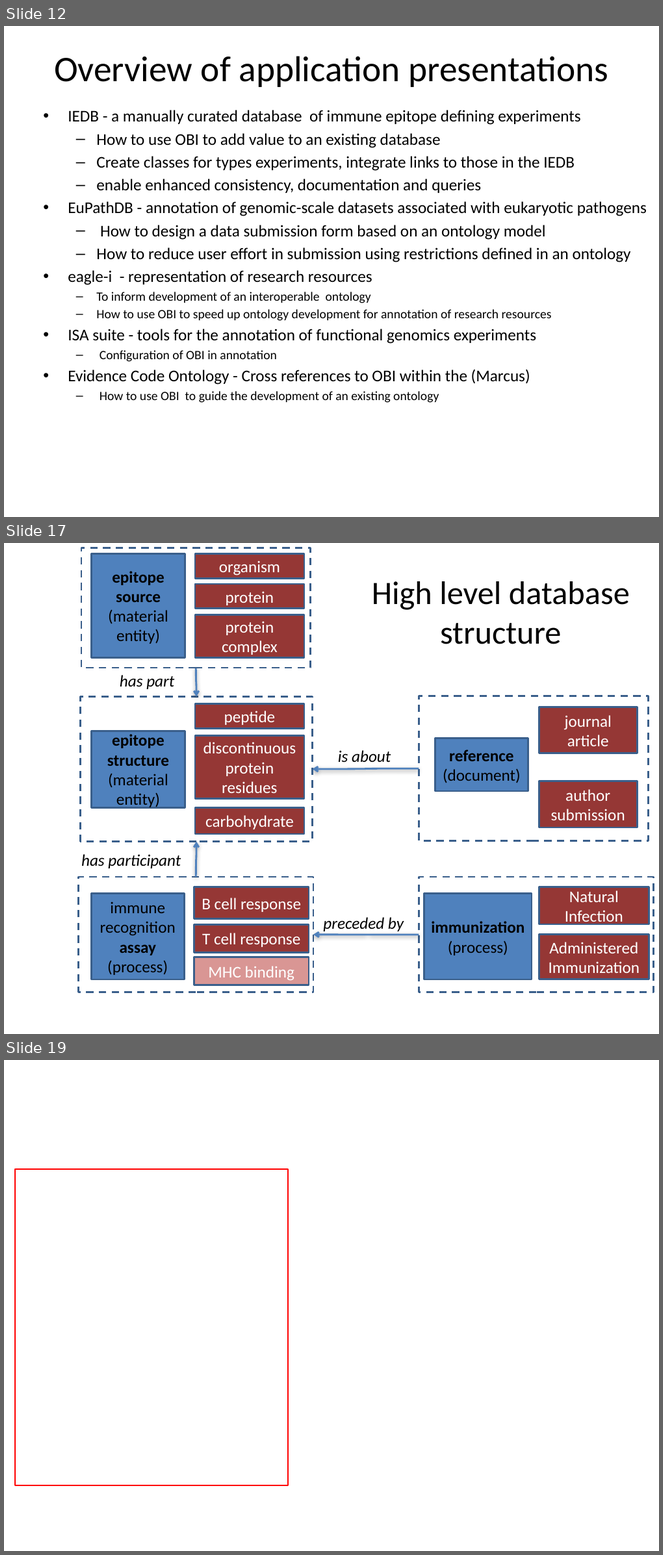
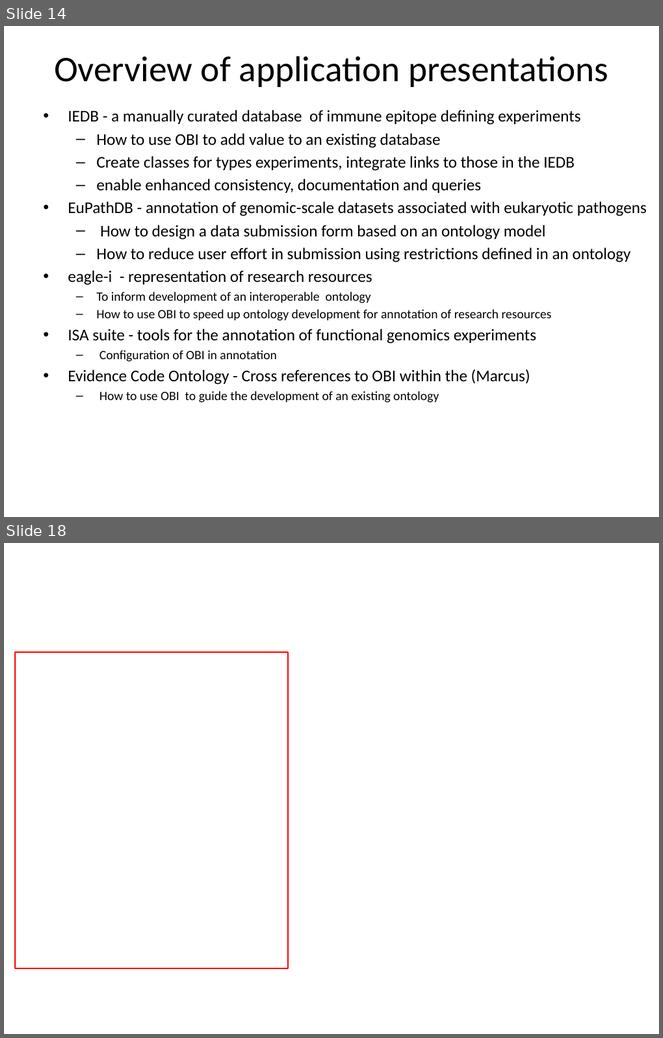
Before and after one commit to obi-ontology/obi-legacy-svn, a slide deck: trunk/docs/presentations/OBI tutorial July 2011 ICBO/OBI overview and IEDB.pptx. Shown one above the other, each under a label of ours: slides 12, 17 and 19 before the commit, slides 14 and 18 after it; the slides between them are not shown. The pictures are 663x1555 and 663x1038 pixels, drawn with LibreOffice and Linux fonts; fonts in the diff are those of the drawing; background and template pictures are left out. Boxes give left, top, right and bottom in pixels: in the first picture for what was removed or moved away, otherwise in the second. Text is boxed around its words. In the diff, an @@ line names an element or a change of style, - is before the commit and + after.

```diff
--- a/trunk/docs/presentations/OBI tutorial July 2011 ICBO/OBI overview and IEDB.pptx
+++ b/trunk/docs/presentations/OBI tutorial July 2011 ICBO/OBI overview and IEDB.pptx
@@ slide 17 removed at bbox=[4, 543, 659, 1034], background #FFFFFF @@
@@ rectangle removed at bbox=[81, 548, 311, 668] @@
@@ rectangle removed at bbox=[92, 554, 185, 657] @@
-epitope source (material entity)
@@ rectangle removed at bbox=[195, 554, 305, 579] @@
-organism
@@ title removed at bbox=[372, 581, 630, 644] @@
-High level database structure
@@ rectangle removed at bbox=[195, 583, 305, 609] @@
-protein
@@ rectangle removed at bbox=[195, 615, 305, 657] @@
-protein complex
@@ text removed at bbox=[120, 675, 174, 689] @@
-has part
@@ curved arrow removed from (196, 668) to (196, 697) @@
@@ rectangle removed at bbox=[81, 697, 313, 843] @@
@@ rectangle removed at bbox=[419, 696, 648, 842] @@
@@ rectangle removed at bbox=[195, 704, 305, 729] @@
-peptide
@@ rectangle removed at bbox=[540, 707, 638, 754] @@
-journal article
@@ rectangle removed at bbox=[91, 731, 185, 808] @@
-epitope structure
-(material entity)
@@ rectangle removed at bbox=[195, 735, 305, 798] @@
-discontinuous protein residues
@@ text removed at bbox=[338, 750, 391, 763] @@
-is about
@@ rectangle removed at bbox=[435, 738, 528, 791] @@
-reference (document)
@@ curved arrow removed from (419, 769) to (313, 769) @@
@@ rectangle removed at bbox=[540, 782, 638, 828] @@
-author submission
@@ rectangle removed at bbox=[195, 808, 305, 835] @@
-carbohydrate
@@ text removed at bbox=[81, 854, 181, 869] @@
-has participant
@@ curved arrow removed from (196, 877) to (196, 842) @@
@@ rectangle removed at bbox=[79, 877, 313, 992] @@
@@ rectangle removed at bbox=[91, 893, 184, 979] @@
-immune recognition assay (process)
@@ rectangle removed at bbox=[194, 887, 309, 919] @@
-B cell response
@@ rectangle removed at bbox=[419, 877, 653, 992] @@
@@ rectangle removed at bbox=[425, 893, 532, 979] @@
-immunization (process)
@@ rectangle removed at bbox=[540, 887, 649, 925] @@
-Natural Infection
@@ rectangle removed at bbox=[194, 925, 309, 953] @@
-T cell response
@@ text removed at bbox=[323, 917, 404, 932] @@
-preceded by
@@ curved arrow removed from (419, 935) to (313, 935) @@
@@ rectangle removed at bbox=[540, 935, 649, 980] @@
-Administered Immunization
@@ rectangle removed at bbox=[194, 957, 309, 985] @@
-MHC binding
@@ what was slide 12 is now slide 14 @@
@@ what was slide 19 is now slide 18 @@
```
Also in this commit, not shown: 3 slides changed, 6 slides added, 4 other slides removed.
